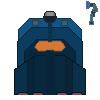
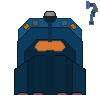
Before/after of a 100px x 100px layered artwork. What changed in the layer stack:
painted on "ship.png" over [23, 23, 77, 30]
